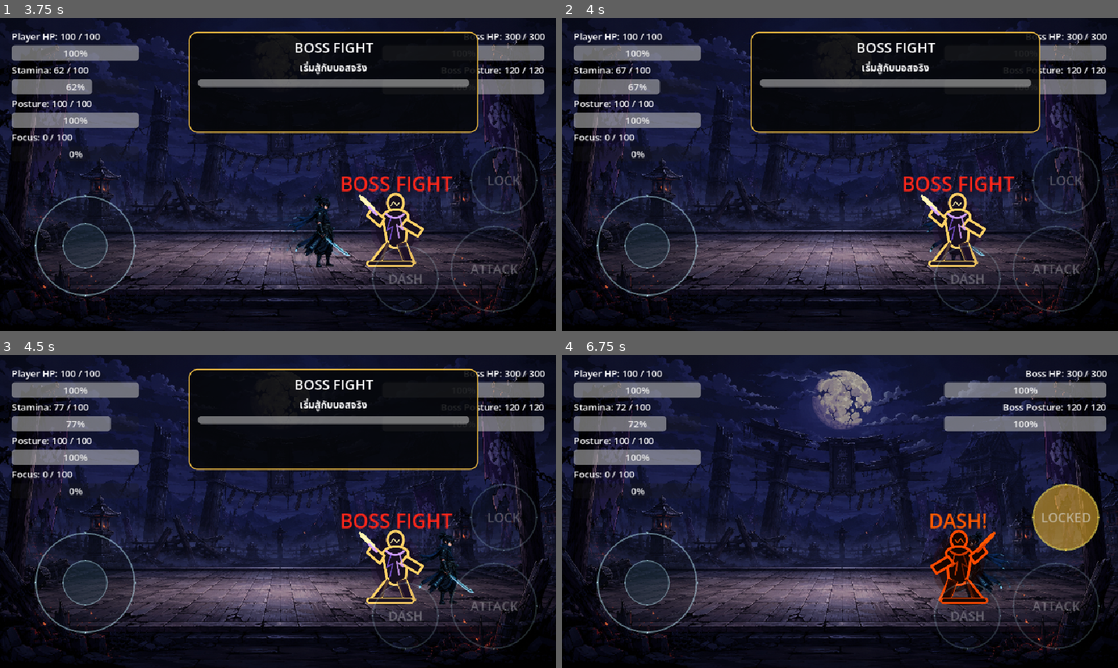
Above: before the commit, frames 1-4 (two rows, left to right).
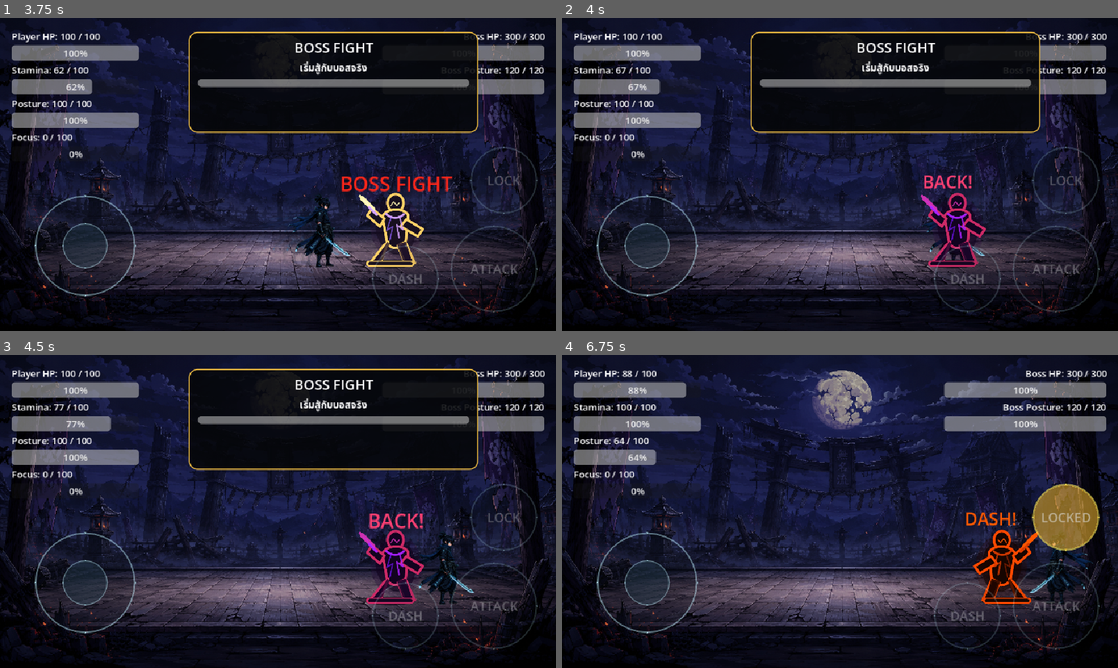
Above: after the commit, the same moments.

Repository: shanwinder/lastblade
Game: Godot game, scene res://scenes/main/BossBrokenMaster.tscn
Two runs of this game, one before a commit and one after it. Both use one fixed random seed, a clock stepped at 60 frames per second and the inputs below.
Inputs (mouse positions are in pixels of both pictures, inside the frame that each line leads up to):
- Up to frame 1 (3.75 s): click "START" at 0.5 s; click "SKIP" at 1.25 s; click "SKIP" at 2 s; click "ATTACK" at 2.75 s; tap Enter at 3.5 s; move the mouse to (400, 158) at 3.52 s; hold Right (ui_right) from 3.53 s (still down); tap S (dash) at 3.6 s; click (400, 158) at 3.67 s
- Up to frame 2 (4 s): keep holding Right (ui_right)
- Up to frame 3 (4.5 s): release Right (ui_right) at 4.25 s; click "DASH" at 4.25 s
- Up to frame 4 (6.75 s): click "LOCK" at 5 s; drag from (728, 527) to (973, 567) at 5.77 s; move the mouse to (895, 442) at 6.52 s; hold Right (ui_right) from 6.53 s (still down); tap S (dash) at 6.6 s

Frame 1 is identical in both runs. In frame 2, 1.4% of the frame differs, in the area x 61-82%, y 50-80%; in frame 3, 1.4%; in frame 4, 5.3%, in the area x 9-96%, y 4-80%.

Commit message:
Make boss grab deterministic when player stays in range

Diff:
--- a/last-blade-trial/reference_patches/boss_grab_balance_reference_patch.gd
+++ b/last-blade-trial/reference_patches/boss_grab_balance_reference_patch.gd
@@ -3,8 +3,32 @@
 # =========================
 # BossGrabBalanceReferencePatch.gd
 # Step 4: เพิ่ม group fallback ให้ BossGrabBalanceManager
-# ไม่เปลี่ยน chance, timing, damage หรือ anti-repetition balance
+# Patch ล่าสุด: ทำให้ Grab แน่นอนขึ้นเมื่อ Player ยังอยู่ในระยะหลังครบเวลา wind-up
 # =========================
+
+# เปิดระบบ grab แบบแน่นอนเมื่อ Player อยู่ในระยะเริ่ม Grab
+# true = ถ้า Player อยู่ในระยะ และ Boss พร้อม จะเริ่ม Grab ทันที ไม่สุ่ม roll
+@export var deterministic_grab_start_when_in_range: bool = true
+
+# ระยะเริ่ม Grab ที่ปรับเพิ่มจากค่าเดิม เพื่อให้ Boss ใช้ Grab ได้ทันเมื่อผู้เล่นยืนประชิด
+@export var improved_grab_close_range: float = 88.0
+
+# ระยะจับจริงตอนครบเวลา wind-up / active frame
+# ค่านี้ทำหน้าที่เหมือน hitbox ของ Grab ที่กว้างกว่าเดิมเล็กน้อย
+@export var improved_grab_catch_range: float = 108.0
+
+# ระยะเสี่ยงโดน Grab หลัง Dash landing ที่ปรับเพิ่มเล็กน้อย
+@export var improved_grab_dash_landing_range: float = 118.0
+
+
+func _ready() -> void:
+	# ปรับค่า default ของระบบ Grab ให้หนักแน่นขึ้นเฉพาะใน patch ที่ scene หลักใช้อยู่
+	# ใช้ maxf เพื่อไม่ลดค่าที่อาจถูกปรับให้สูงกว่าใน Inspector ภายหลัง
+	grab_close_range = maxf(grab_close_range, improved_grab_close_range)
+	grab_dash_landing_range = maxf(grab_dash_landing_range, improved_grab_dash_landing_range)
+
+	# เรียก _ready() ของ BossGrabBalanceManager เดิม เพื่อคง process_priority และ deferred setup_references
+	super._ready()
 
 
 func setup_references() -> void:
@@ -45,3 +69,71 @@
 			duel_1_manager = duel_nodes[0]
 	if duel_1_manager == null and get_parent() != null:
 		duel_1_manager = get_parent().get_node_or_null("Duel1DummyManager")
+
+
+func should_start_grab() -> bool:
+	# เงื่อนไขหลักเหมือน base manager แต่เปลี่ยนจากสุ่ม chance เป็น deterministic เมื่ออยู่ในระยะ
+	if Time.get_ticks_msec() < next_grab_allowed_msec:
+		return false
+
+	if not is_boss_available_for_grab():
+		return false
+
+	if not is_player_available_for_grab_check():
+		return false
+
+	var distance_to_player := get_distance_to_player()
+	var is_close := distance_to_player <= grab_close_range
+	var is_dash_landing_close := is_player_dash_landing_risk() and distance_to_player <= grab_dash_landing_range
+
+	# ถ้าไม่ใกล้ และไม่ได้เพิ่ง Dash จบใกล้ Boss ก็ไม่ควร Grab
+	if not is_close and not is_dash_landing_close:
+		return false
+
+	if deterministic_grab_start_when_in_range:
+		if debug_print_grab:
+			print(
+				"Grab guaranteed start: distance=", int(distance_to_player),
+				" close_range=", int(grab_close_range),
+				" catch_range=", int(get_effective_grab_catch_range()),
+				" dash_risk=", is_dash_landing_close
+			)
+		return true
+
+	# ถ้าปิด deterministic ให้กลับไปใช้สูตรสุ่มเดิมของ base manager
+	return super.should_start_grab()
+
+
+func try_begin_grab_hold() -> bool:
+	# เมื่อครบ wind-up แล้ว ถ้า Player ยังอยู่ใน hitbox Grab ให้จับทันที
+	# ยังอนุญาตให้หลบด้วย Dash ถ้าผู้เล่นกำลังอยู่ในสถานะ dash ตอน active frame
+	if not is_instance_valid(player):
+		return false
+
+	var distance_to_player := get_distance_to_player()
+	var catch_range := get_effective_grab_catch_range()
+	if distance_to_player > catch_range:
+		if debug_print_grab:
+			print("Grab missed: player out of catch range distance=", int(distance_to_player), " range=", int(catch_range))
+		return false
+
+	var player_is_dashing = player.get("is_dashing")
+	if player_is_dashing == true:
+		if debug_print_grab:
+			print("Grab avoided by dash")
+		return false
+
+	# Grab ไม่เช็ก Deflect เพราะออกแบบให้ Deflect ไม่ได้
+	if debug_print_grab:
+		print("Boss Grab caught player: distance=", int(distance_to_player), " range=", int(catch_range))
+
+	boss.set("has_hit_player", true)
+	show_grabbed_feedback()
+	get_tree().call_group("game_camera", "shake", 8.0, 0.16)
+	enter_player_grab_hold()
+	return true
+
+
+func get_effective_grab_catch_range() -> float:
+	# ใช้ค่าที่มากกว่า เพื่อให้ Inspector ปรับ grab_close_range สูงขึ้นแล้วยังมีผลกับระยะจับจริง
+	return maxf(grab_close_range, improved_grab_catch_range)
